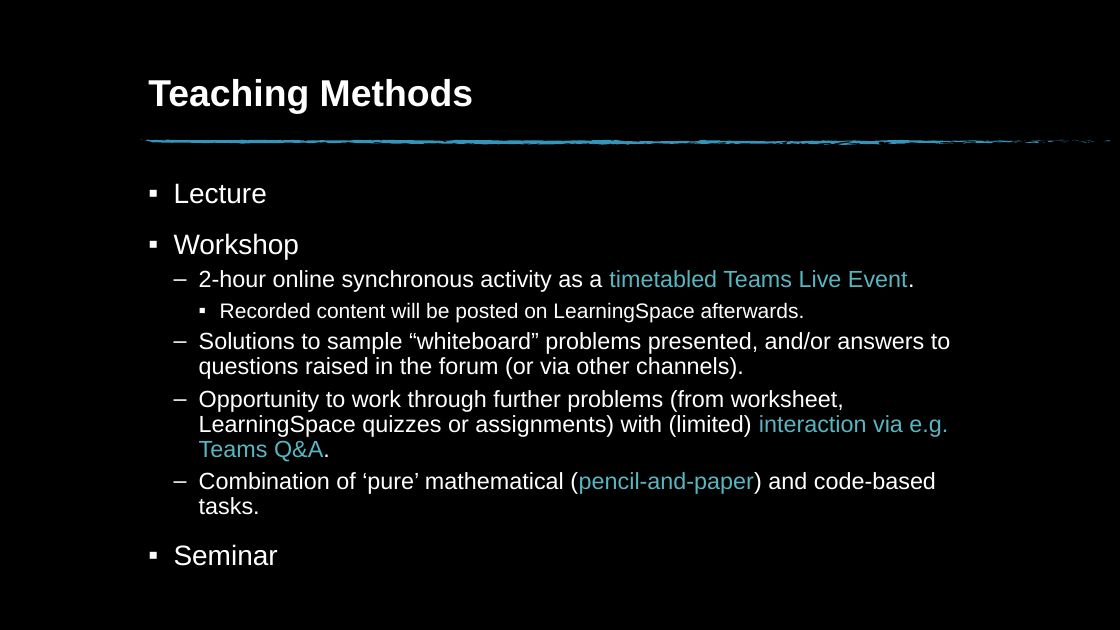
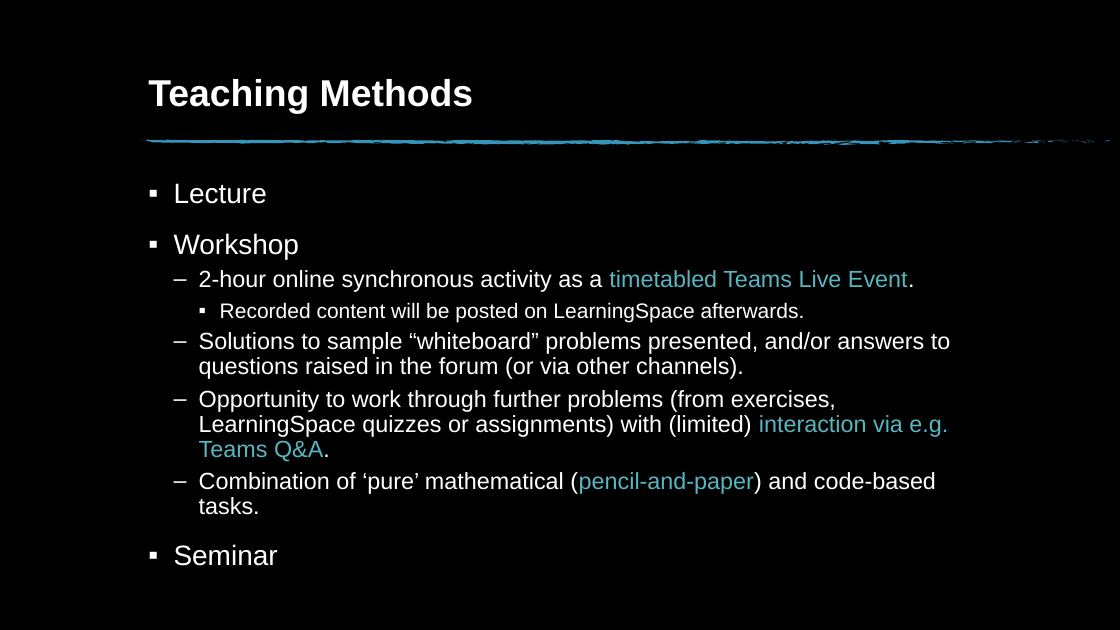
Before and after one commit to Falmouth-Games-Academy/bsc-course-materials, a slide deck: slide 9 of COMP270/01/2020-21-COMP270-01-induction-materials.pptx. Drawn at 1120x630 pixels with LibreOffice and Linux fonts; fonts in the diff are those of the drawing; background and template pictures are left out. Boxes give left, top, right and bottom in pixels: in the first picture for what was removed or moved away, otherwise in the second. Text is boxed around its words. In the diff, an @@ line names an element or a change of style, - is before the commit and + after.

```diff
--- a/COMP270/01/2020-21-COMP270-01-induction-materials.pptx
+++ b/COMP270/01/2020-21-COMP270-01-induction-materials.pptx
@@ text at <box>199,390,948,462</box>: text changed @@
-  – Opportunity to work through further problems (from worksheet, LearningSpace quizzes or assignments) with (limited) interaction via e.g. Teams Q&A.
+  – Opportunity to work through further problems (from exercises, LearningSpace quizzes or assignments) with (limited) interaction via e.g. Teams Q&A.
```
Also in this commit, not shown: 5 other slides changed, 3 slides removed, 1 other file.
